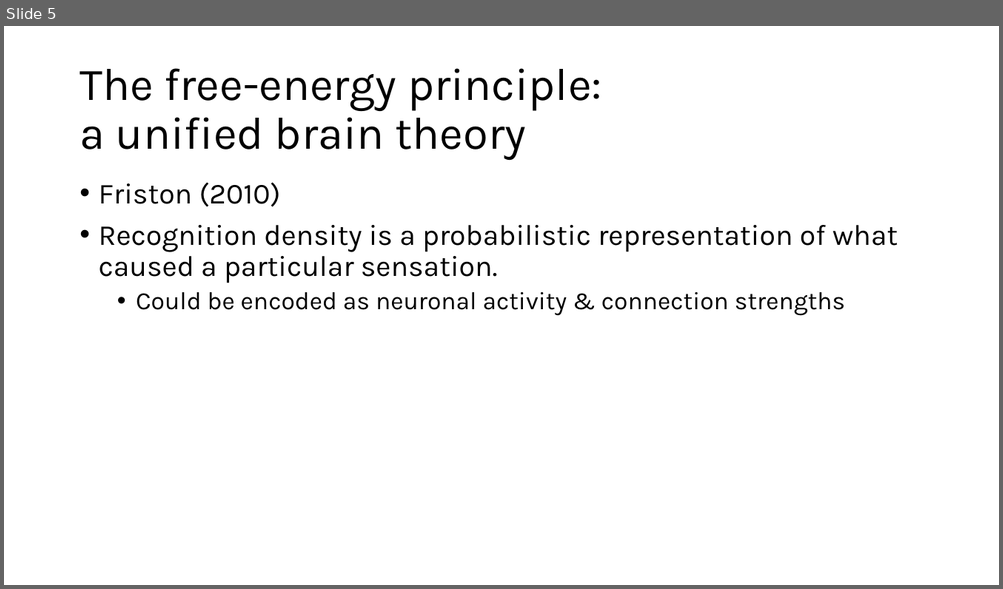
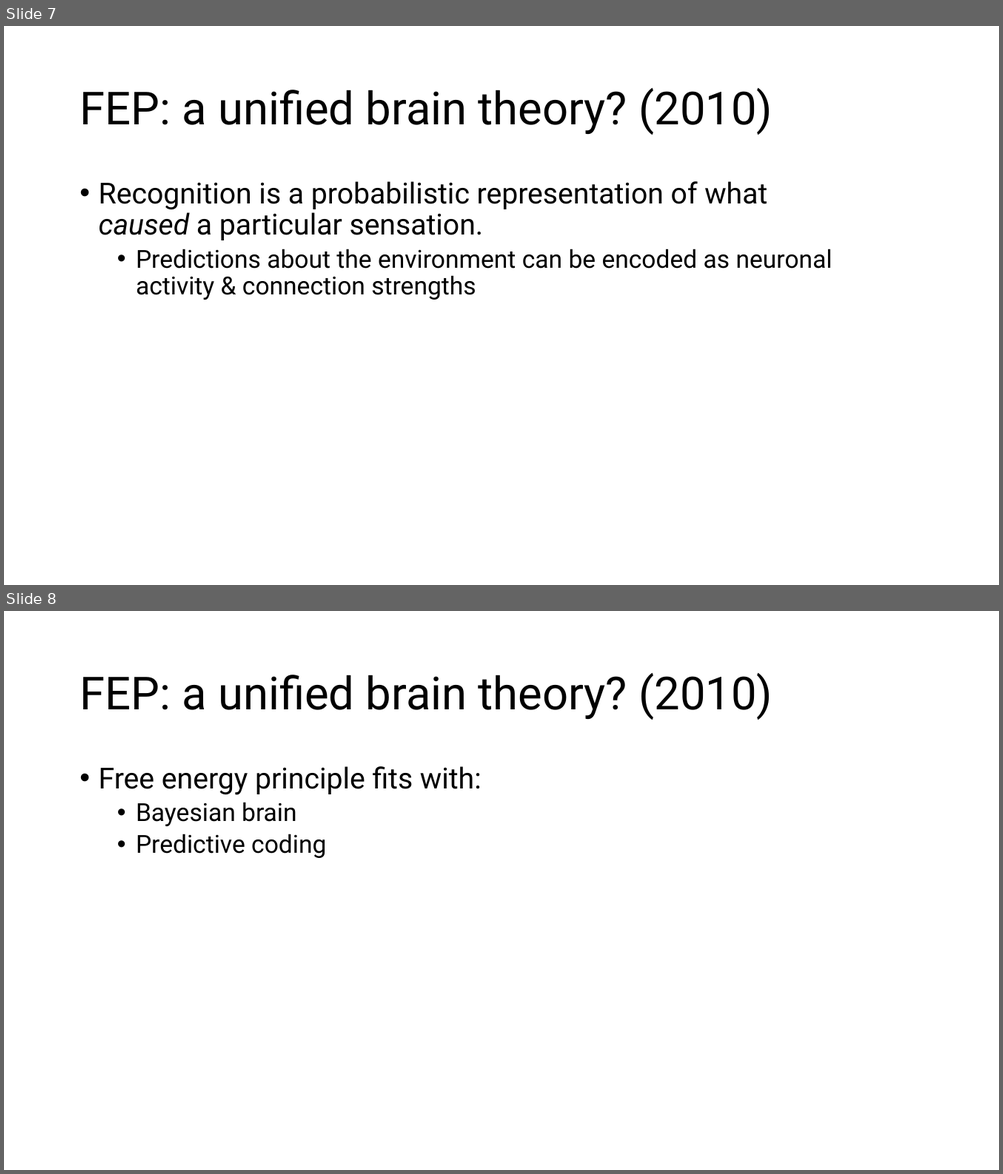
Before and after one commit to nghess/cnjc, a slide deck: in_vitro_free_energy/free_energy.pptx. Shown one above the other, each under a label of ours: slide 5 before the commit, slides 7 and 8 after it. The pictures are 1003x589 and 1003x1174 pixels, drawn with LibreOffice and Linux fonts; fonts in the diff are those of the drawing. Boxes give left, top, right and bottom in pixels: in the first picture for what was removed or moved away, otherwise in the second. Text is boxed around its words. In the diff, an @@ line names an element or a change of style, - is before the commit and + after.

```diff
--- a/in_vitro_free_energy/free_energy.pptx
+++ b/in_vitro_free_energy/free_energy.pptx
@@ slide 8 added at (4, 611, 999, 1170), background #FFFFFF @@
@@ title added at (79, 673, 772, 720), 44 pt, text #000000 @@
+FEP: a unified brain theory? (2010)
@@ text added at (99, 766, 481, 858), 24 pt, text #000000 @@
+• Free energy principle fits with:
+  • Bayesian brain
+  • Predictive coding
@@ what was slide 5 is now slide 7 @@
@@ slide 7 changed as well @@
@@ title at (79, 88, 772, 135): text changed; font Karla to Roboto @@
-The free-energy principle:
-a unified brain theory
+FEP: a unified brain theory? (2010)
@@ text at (99, 181, 832, 300): text changed; size 28 to 24 pt; font Karla to Roboto @@
-• Friston (2010)
-• Recognition density is a probabilistic representation of what caused a particular sensation.
-  • Could be encoded as neuronal activity & connection strengths
+• Recognition is a probabilistic representation of what caused a particular sensation.
+  • Predictions about the environment can be encoded as neuronal activity & connection strengths
```
Also in this commit, not shown: 5 other slides changed, 12 other slides added, 2 slides removed, 5 other files.
